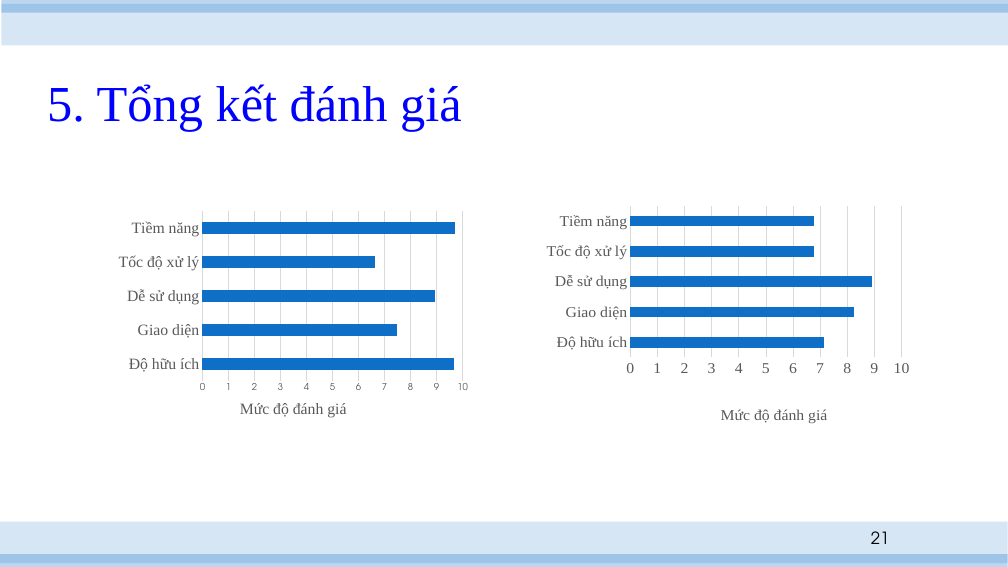
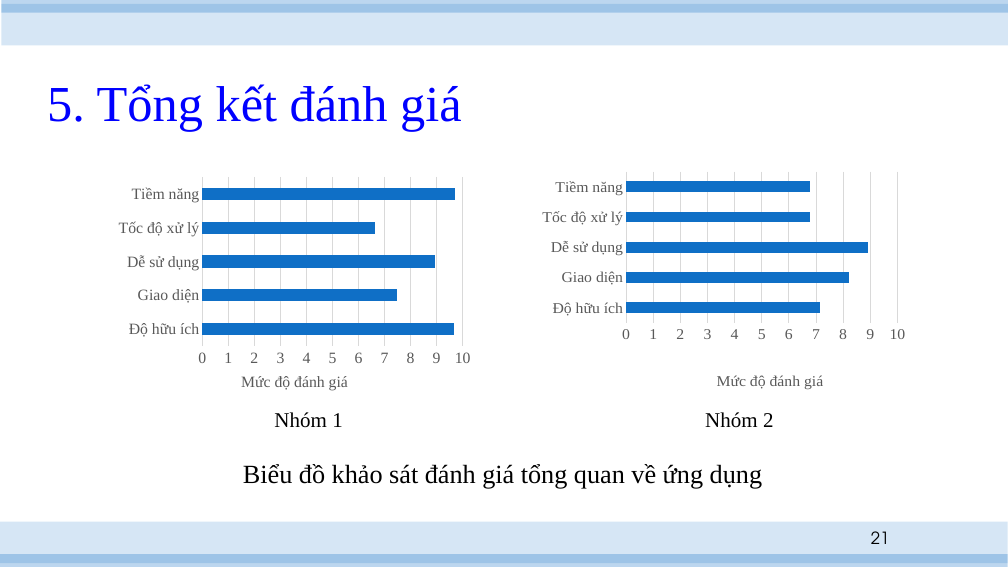
Before and after one commit to hvngoc/Presentation, a slide deck: slide 21 of slide.pptx. Drawn at 1008x567 pixels with LibreOffice and Linux fonts; fonts in the diff are those of the drawing. Boxes give left, top, right and bottom in pixels: in the first picture for what was removed or moved away, otherwise in the second. Text is boxed around its words. In the diff, an @@ line names an element or a change of style, - is before the commit and + after.

Commit message:
updated

```diff
--- a/slide.pptx
+++ b/slide.pptx
@@ bar chart at (96,167,474,394) @@
@@ value axis changed @@
@@ bar chart: place and size @@
-bar chart at (96,202,474,429)
+bar chart at (96,167,474,394)
@@ bar chart: place and size @@
-bar chart at (539,202,917,429)
+bar chart at (535,167,913,394)
@@ text added at (274,412,343,428), 20 pt, text #000000 @@
+Nhóm 1
@@ text added at (705,412,774,428), 20 pt, text #000000 @@
+Nhóm 2
@@ text added at (243,464,762,489), 25 pt, text #000000 @@
+Biểu đồ khảo sát đánh giá tổng quan về ứng dụng
```
Also in this commit, not shown: 7 other slides changed.
